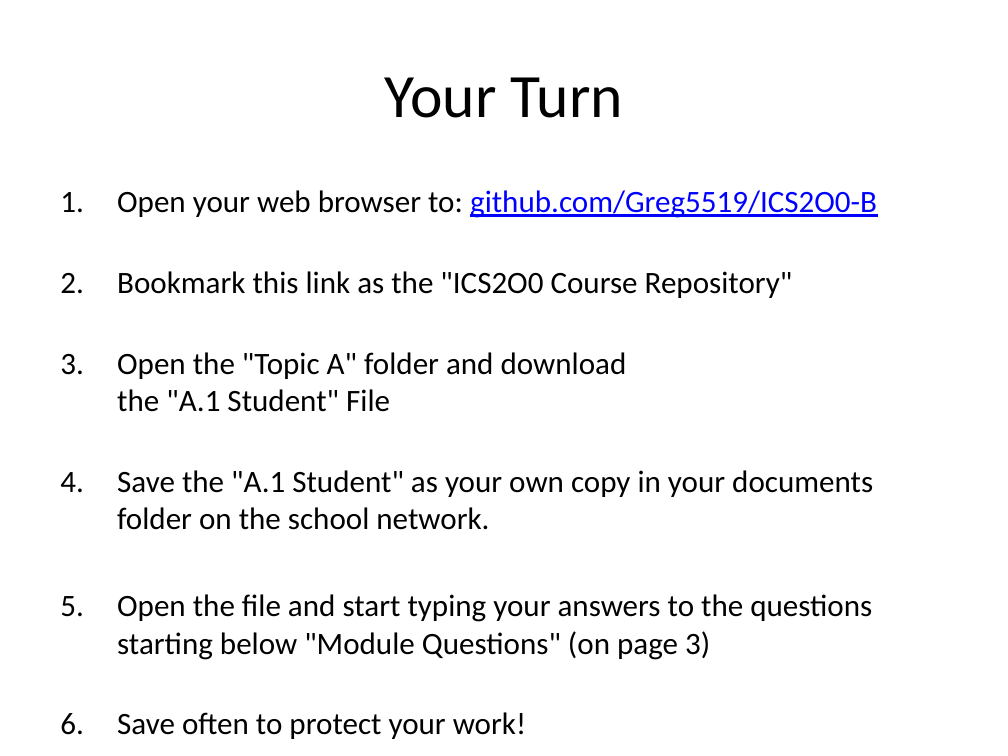
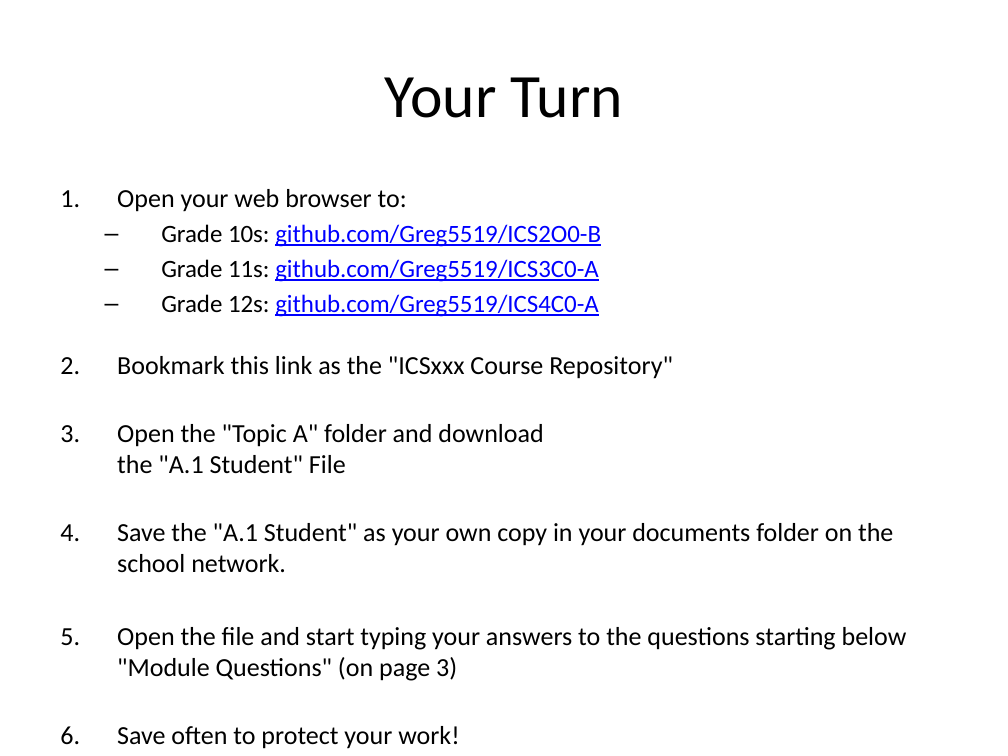
Before and after one commit to Greg5519/ICS3C0, a slide deck: slide 6 of Topic A Computer Systems/A.1 Lesson - GitHub Repositories.pptx. Drawn at 1008x756 pixels with LibreOffice and Linux fonts; fonts in the diff are those of the drawing. Boxes give left, top, right and bottom in pixels: in the first picture for what was removed or moved away, otherwise in the second. Text is boxed around its words. In the diff, an @@ line names an element or a change of style, - is before the commit and + after.

```diff
--- a/Topic A Computer Systems/A.1 Lesson - GitHub Repositories.pptx
+++ b/Topic A Computer Systems/A.1 Lesson - GitHub Repositories.pptx
@@ text at (x1=117, y1=189, x2=673, y2=379): text changed; size 22.2 to 17.8 pt @@
-1. Open your web browser to: github.com/Greg5519/ICS2O0-B
-2. Bookmark this link as the "ICS2O0 Course Repository"
+1. Open your web browser to:
+  – Grade 10s: github.com/Greg5519/ICS2O0-B
+  – Grade 11s: github.com/Greg5519/ICS3C0-A
+  – Grade 12s: github.com/Greg5519/ICS4C0-A
+2. Bookmark this link as the "ICSxxx Course Repository"
@@ text at (x1=117, y1=424, x2=907, y2=681): size 22.2 to 18.6 pt in "Open the "Topic A" folder and download ...", "Save the "A.1 Student" as your own ...", "Open the file and start typing your ...", "Save often to protect your work!" @@
```
Also in this commit, not shown: 4 other files.
